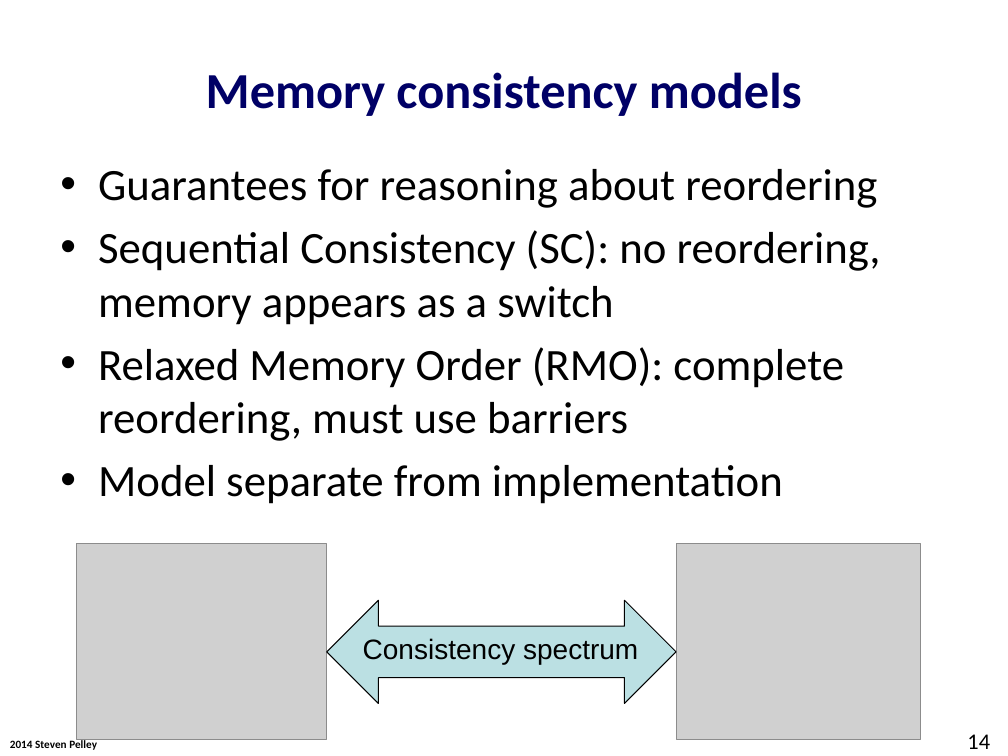
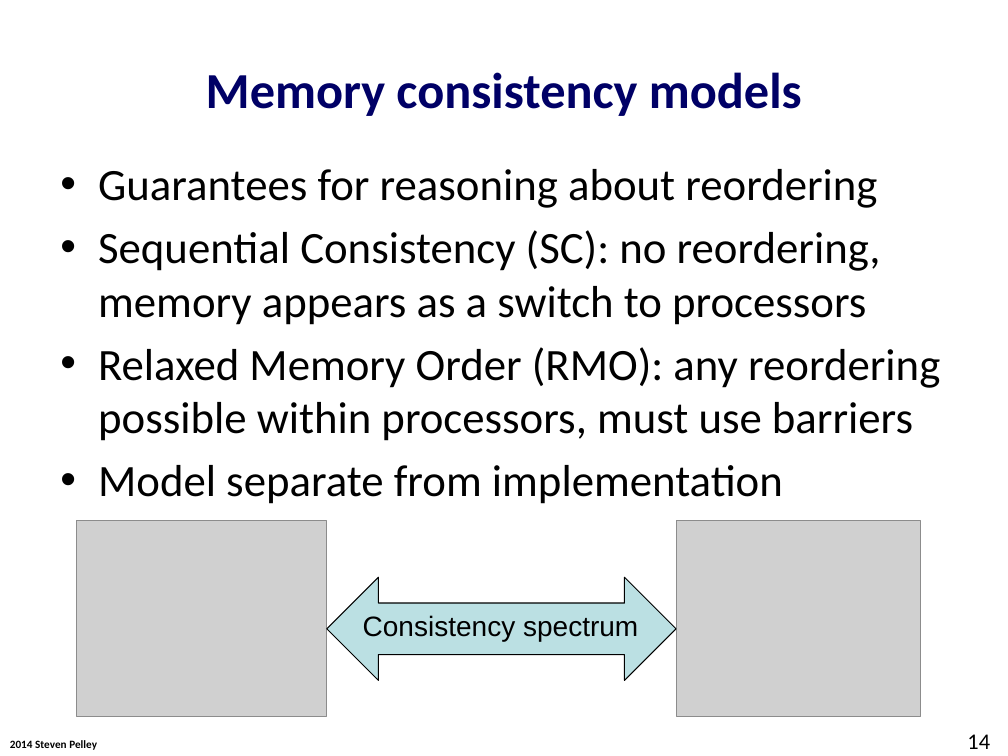
Before and after one commit to Abulila/dissertation, a slide deck: slide 14 of proposal/defense.pptx. Drawn at 1008x756 pixels with LibreOffice and Linux fonts; fonts in the diff are those of the drawing; grey boxes stand for pictures; background and template pictures are left out. Boxes give left, top, right and bottom in pixels: in the first picture for what was removed or moved away, otherwise in the second. Text is boxed around its words. In the diff, an @@ line names an element or a change of style, - is before the commit and + after.

```diff
--- a/proposal/defense.pptx
+++ b/proposal/defense.pptx
@@ text at box(98, 230, 940, 441): text changed @@
-• Sequential Consistency (SC): no reordering, memory appears as a switch
-• Relaxed Memory Order (RMO): complete reordering, must use barriers
+• Sequential Consistency (SC): no reordering, memory appears as a switch to processors
+• Relaxed Memory Order (RMO): any reordering possible within processors, must use barriers
@@ picture: place and size @@
-picture at box(77, 544, 327, 740)
+picture at box(77, 521, 327, 717)
@@ picture: place and size @@
-picture at box(676, 544, 921, 740)
+picture at box(676, 521, 921, 717)
@@ left right arrow "Consistency spectrum": place and size @@
-left right arrow "Consistency spectrum" at box(327, 600, 675, 703)
+left right arrow "Consistency spectrum" at box(327, 578, 675, 680)
```
Also in this commit, not shown: 18 other slides changed, 1 slide removed.
